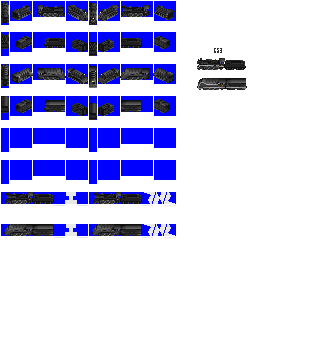
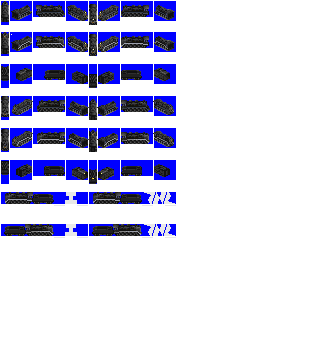
Layer changes from the first (336, 359) image to the second:
showed "STD50.png" over [1, 3, 175, 237]
hid "STC53.png", painted on it over [1, 3, 247, 236]
